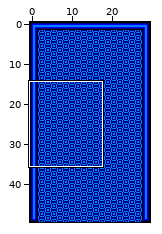
One commit to this Tiled map: assets/level-01-background.tmx. Above: a wide view before the commit, with the close-up outlined.
Close-up. Before the commit:
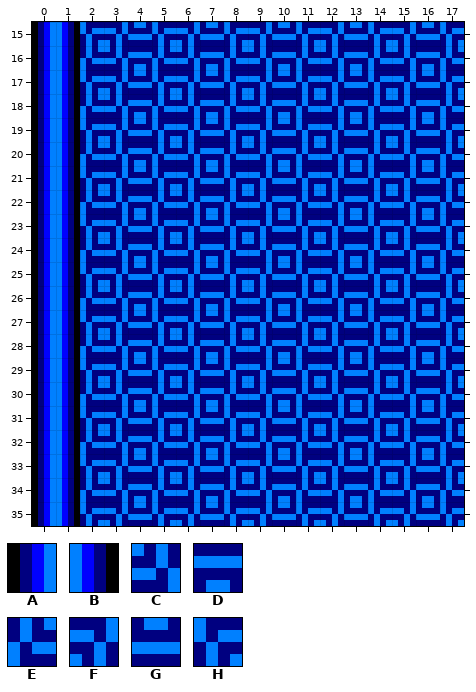
Cells are 4x4 px. Shown: x 0..17, y 15..35. The commit also changed other parts of the map, which this record leaves out.
Key: from "tileset": A 45, B 46, C 49, D 50, E 51, F 69, G 70, H 71.
_ is an empty cell.
Layer "Tile Layer 1" before, first column x 0:
15 ABHFGHFGHFGHFGHFGH
16 ABECDECDECDECDECDE
17 ABHFGHFGHFGHFGHFGH
18 ABECDECDECDECDECDE
19 ABHFGHFGHFGHFGHFGH
20 ABECDECDECDECDECDE
21 ABHFGHFGHFGHFGHFGH
22 ABECDECDECDECDECDE
23 ABHFGHFGHFGHFGHFGH
24 ABECDECDECDECDECDE
25 ABHFGHFGHFGHFGHFGH
26 ABECDECDECDECDECDE
27 ABHFGHFGHFGHFGHFGH
28 ABECDECDECDECDECDE
29 ABHFGHFGHFGHFGHFGH
30 ABECDECDECDECDECDE
31 ABHFGHFGHFGHFGHFGH
32 ABECDECDECDECDECDE
33 ABHFGHFGHFGHFGHFGH
34 ABECDECDECDECDECDE
35 ABHFGHFGHFGHFGHFGH
Now the later version:
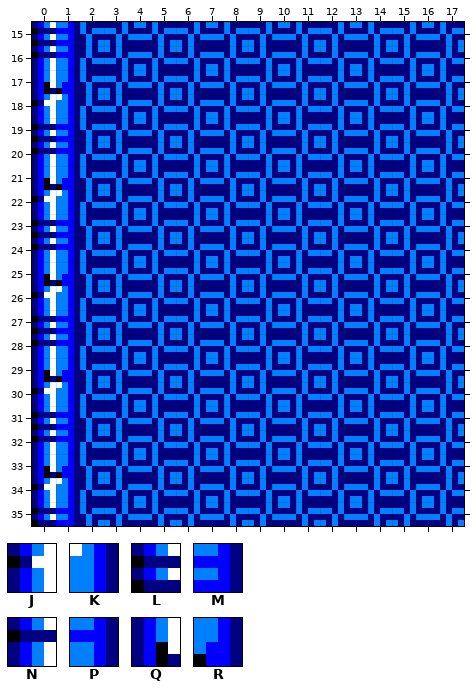
Further tiles: from "tileset": J 47, K 48, L 67, M 68, N 87, P 88, Q 107, R 108.
Edits made:
Layer "Tile Layer 1":
Tile J replaces tile A in row 18 at x 0; in row 22 at x 0; in row 26 at x 0; in row 30 at x 0; in row 34 at x 0.
Tile K replaces tile B in row 18 at x 1; in row 22 at x 1; in row 26 at x 1; in row 30 at x 1; in row 34 at x 1.
Tile L replaces tile A in row 15 at x 0; in row 19 at x 0; in row 23 at x 0; in row 27 at x 0; in row 31 at x 0; in row 35 at x 0.
Tile M replaces tile B in row 15 at x 1; in row 19 at x 1; in row 23 at x 1; in row 27 at x 1; in row 31 at x 1; in row 35 at x 1.
Tile N replaces tile A in row 16 at x 0; in row 20 at x 0; in row 24 at x 0; in row 28 at x 0; in row 32 at x 0.
Tile P replaces tile B in row 16 at x 1; in row 20 at x 1; in row 24 at x 1; in row 28 at x 1; in row 32 at x 1.
Tile Q replaces tile A in row 17 at x 0; in row 21 at x 0; in row 25 at x 0; in row 29 at x 0; in row 33 at x 0.
Tile R replaces tile B in row 17 at x 1; in row 21 at x 1; in row 25 at x 1; in row 29 at x 1; in row 33 at x 1.
Where, in picture pixels (left, top, right, bottom), the same in both close-ups:
changed: (32, 22, 80, 526)
